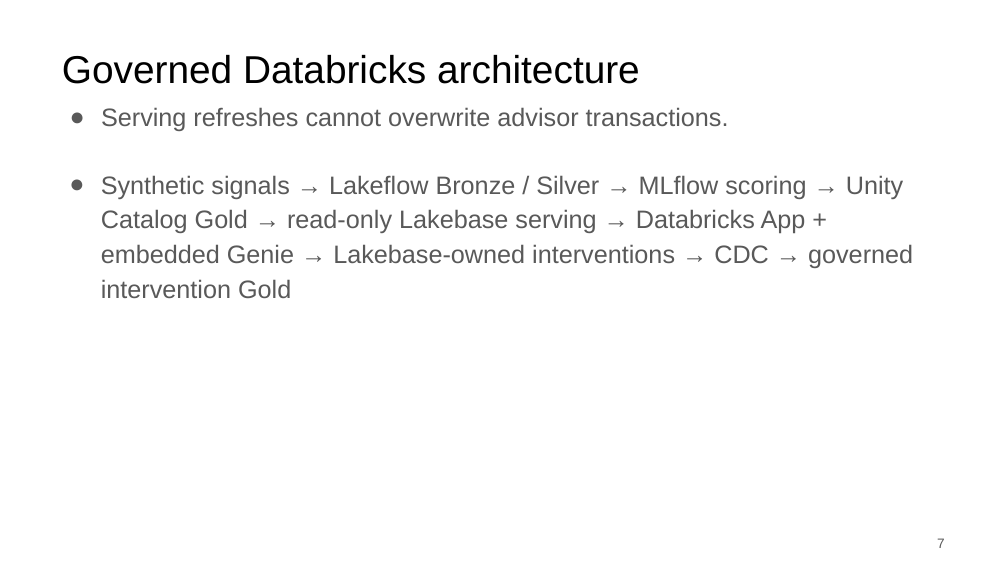
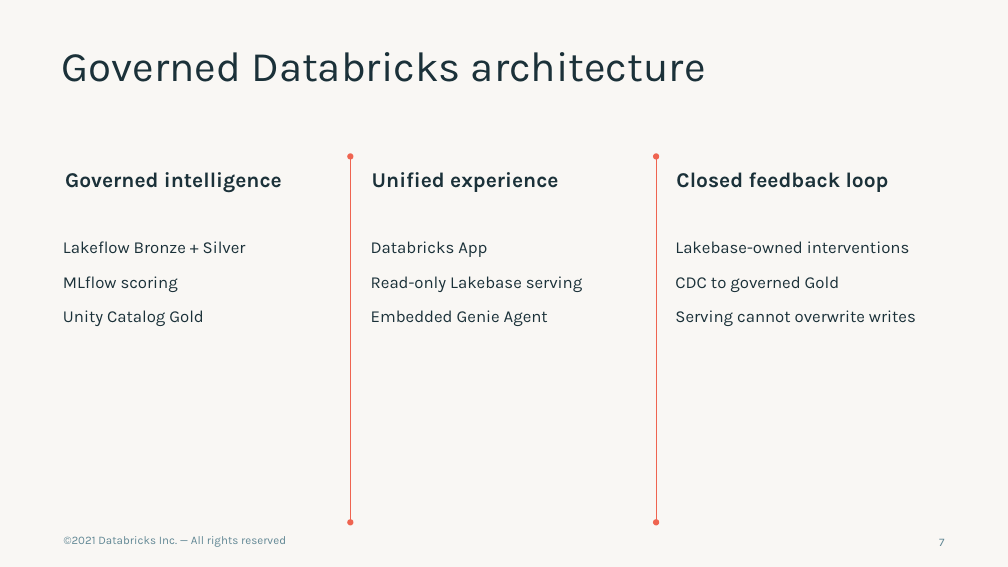
Before and after one commit to scottDBX1886/fe-bar-build, a slide deck: slide 7 of docs/presentation/student-retention.pptx. Drawn at 1008x567 pixels with LibreOffice and Linux fonts; fonts in the diff are those of the drawing; background and template pictures are left out. Boxes give left, top, right and bottom in pixels: in the first picture for what was removed or moved away, otherwise in the second. Text is boxed around its words. In the diff, an @@ line names an element or a change of style, - is before the commit and + after.

```diff
--- a/docs/presentation/student-retention.pptx
+++ b/docs/presentation/student-retention.pptx
@@ background #FFFFFF to #F9F7F4 @@
@@ title "Governed Databricks architecture" at <box>62,52,706,82</box>: size 37 to 40 pt, font Arial to Karla, text colour #000000 to #1B3139; line spacing 1 to 0.9 @@
@@ subtitle removed at <box>101,107,729,131</box> @@
-● Serving refreshes cannot overwrite advisor transactions.
@@ subtitle added at <box>65,172,282,193</box>, 20 pt, text #1B3139, bold @@
+Governed intelligence
@@ text removed at <box>101,175,913,298</box> @@
-● Synthetic signals → Lakeflow Bronze / Silver → MLflow scoring → Unity Catalog Gold → read-only Lakebase serving → Databricks App + embedded Genie → Lakebase-owned interventions → CDC → governed intervention Gold
@@ double arrow added from (350, 157) to (350, 523), #EF6450 0.75 pt @@
@@ subtitle added at <box>372,172,558,192</box>, 20 pt, text #1B3139, bold @@
+Unified experience
@@ double arrow added from (656, 157) to (656, 523), #EF6450 0.75 pt @@
@@ subtitle added at <box>676,172,889,192</box>, 20 pt, text #1B3139, bold @@
+Closed feedback loop
@@ text added at <box>63,241,246,326</box>, 16 pt, text #1B3139 @@
+Lakeflow Bronze + Silver
+MLflow scoring
+Unity Catalog Gold
@@ text added at <box>371,241,582,326</box>, 16 pt, text #1B3139 @@
+Databricks App
+Read-only Lakebase serving
+Embedded Genie Agent
@@ text added at <box>675,241,916,326</box>, 16 pt, text #1B3139 @@
+Lakebase-owned interventions
+CDC to governed Gold
+Serving cannot overwrite writes
@@ text added at <box>64,536,286,547</box>, 11 pt, text #618794 @@
+©2021 Databricks Inc. — All rights reserved
@@ page number at <box>939,539,944,546</box>: size 13 to 11 pt, font Arial to Karla, text colour #595959 to #618794 @@
```
Also in this commit, not shown: 10 other slides changed, 1 slide added, 1 slide removed, 3 other files.
